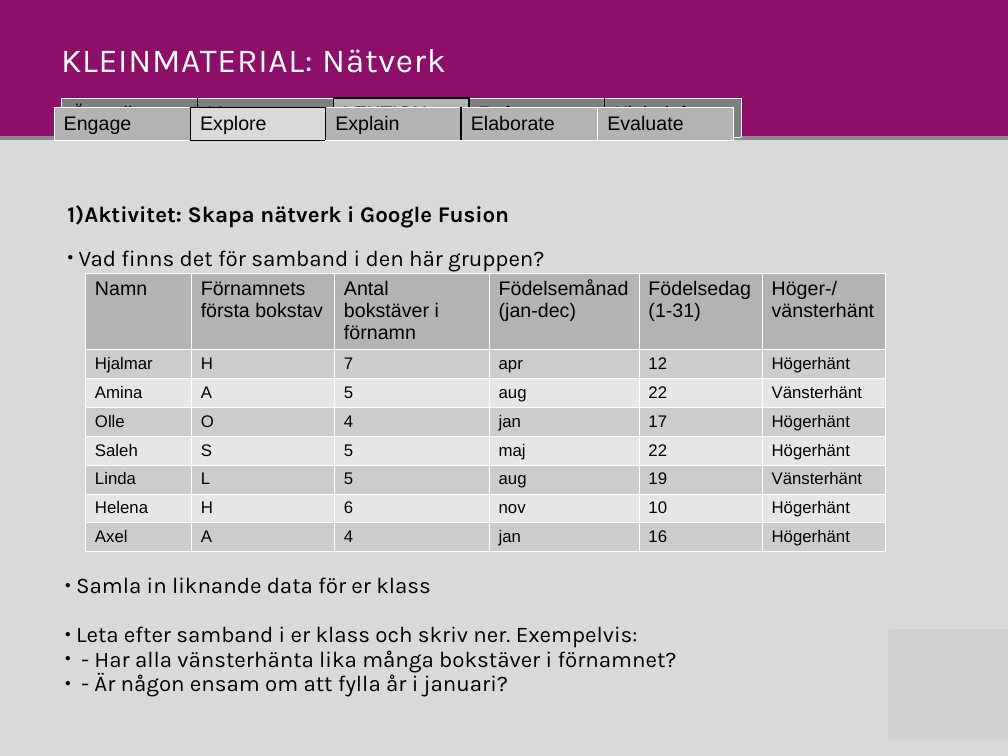
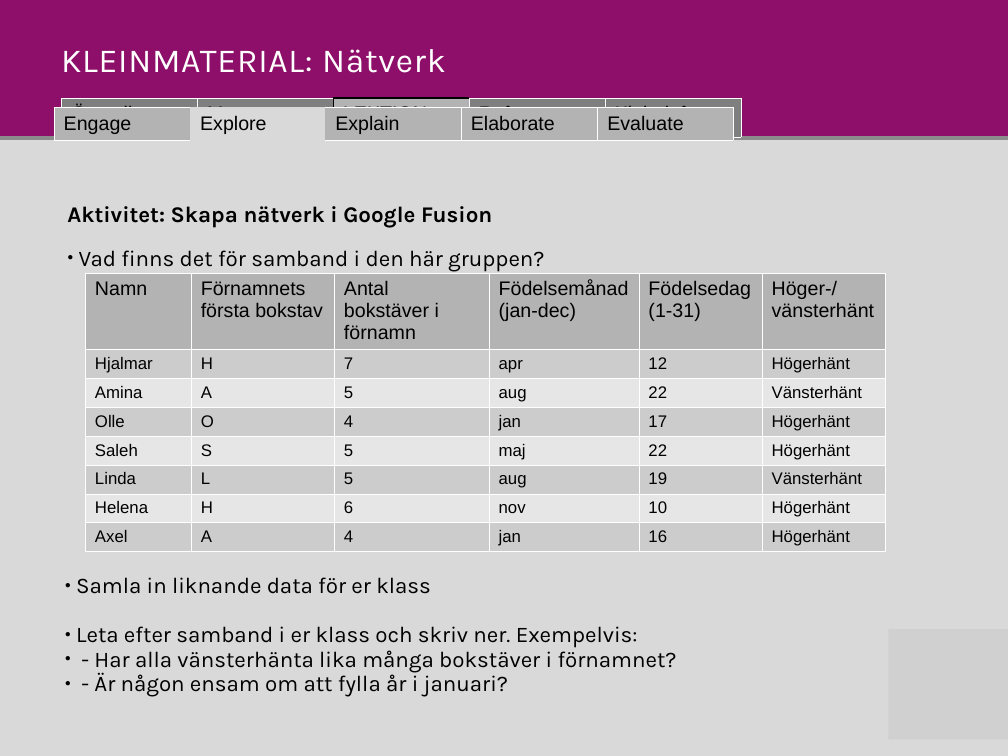
Before and after one commit to Niwsters/teaching-materials-thesis, a slide deck: slide 5 of revisions/2017-nätverk/material_nätverk_revision.pptx. Drawn at 1008x756 pixels with LibreOffice and Linux fonts; fonts in the diff are those of the drawing; grey boxes stand for pictures. Boxes give left, top, right and bottom in pixels: in the first picture for what was removed or moved away, otherwise in the second. Text is boxed around its words. In the diff, an @@ line names an element or a change of style, - is before the commit and + after.

```diff
--- a/revisions/2017-nätverk/material_nätverk_revision.pptx
+++ b/revisions/2017-nätverk/material_nätverk_revision.pptx
@@ table at [53, 107, 732, 140] @@
@@ borders changed @@
@@ table at [61, 98, 742, 136] @@
@@ borders changed @@
@@ text "Aktivitet: Skapa nätverk i Google ..." at [67, 206, 492, 228]: bullet 1) to none @@
```
Also in this commit, not shown: 9 other slides changed, 4 other files.
